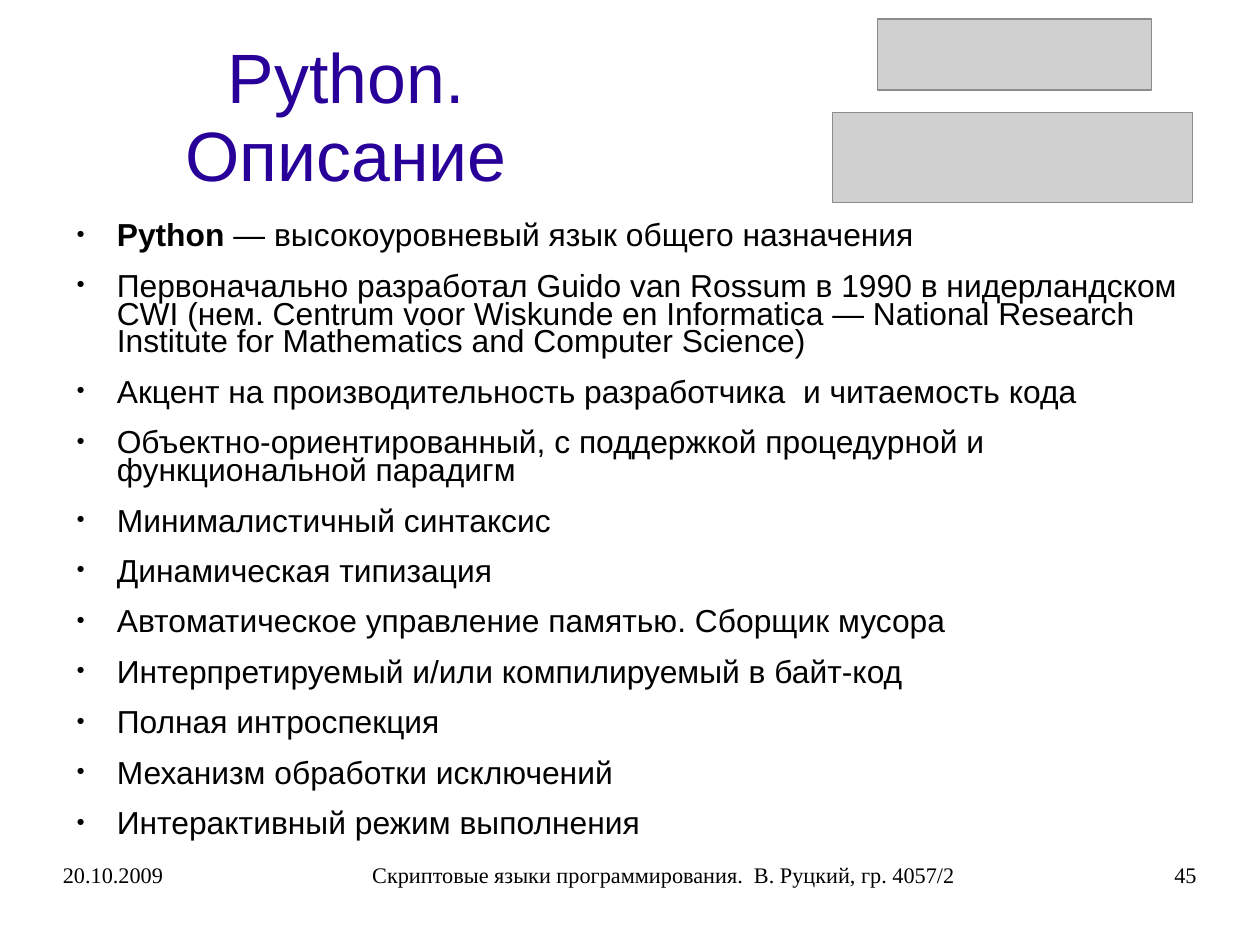
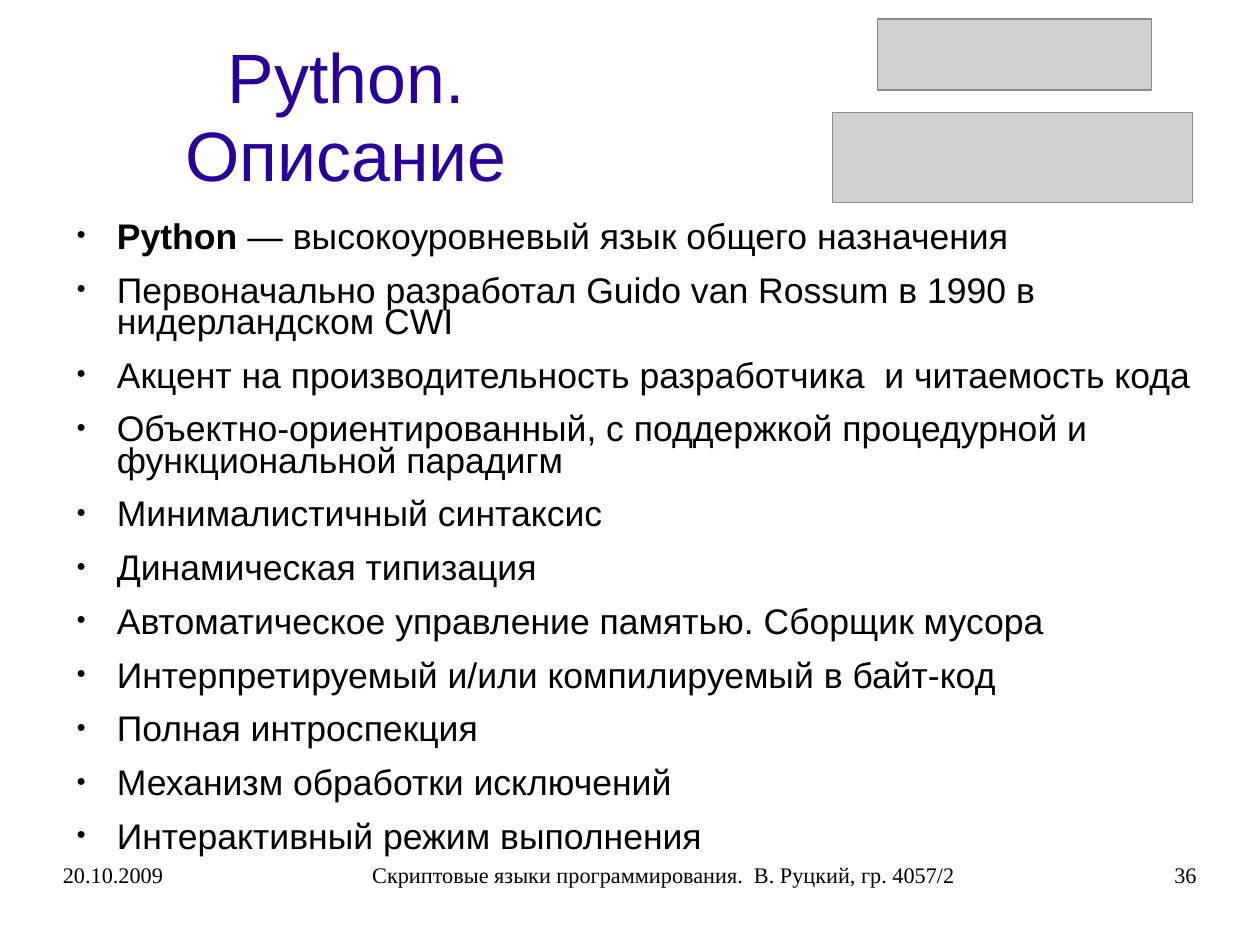
Before and after one commit to rutsky/semester07, a slide deck: slide 36 of Operation_systems/scripting_languages/40572_Rutsky_Scripting_languages.ppt (slide 45 before the commit). Drawn at 1260x945 pixels with LibreOffice and Linux fonts; fonts in the diff are those of the drawing; grey boxes stand for pictures. Boxes give left, top, right and bottom in pixels: in the first picture for what was removed or moved away, otherwise in the second. Text is boxed around its words. In the diff, an @@ line names an element or a change of style, - is before the commit and + after.

Commit message:
Scripting languages presentation: updated presentation other format files.

```diff
--- a/Operation_systems/scripting_languages/40572_Rutsky_Scripting_languages.ppt
+++ b/Operation_systems/scripting_languages/40572_Rutsky_Scripting_languages.ppt
@@ text at <box>117,222,1189,856</box>: size 20 to 22.4 pt in "Python — высокоуровневый язык общего назначения", "Акцент на производительность разработчика и читаемость кода", "Объектно-ориентированный, с поддержкой процедурной и функцио ...", "Минималистичный синтаксис" and 6 more places @@
@@ text at <box>117,277,1035,341</box>: text changed; size 20 to 22.4 pt @@
-● Первоначально разработал Guido van Rossum в 1990 в нидерландском CWI (нем. Centrum voor Wiskunde en Informatica — National Research Institute for Mathematics and Computer Science)
+● Первоначально разработал Guido van Rossum в 1990 в нидерландском CWI
@@ page number at <box>1174,868,1196,884</box>: text changed @@
-45
+36
```
Also in this commit, not shown: 14 other slides changed, 16 slides removed, 1 other file.
